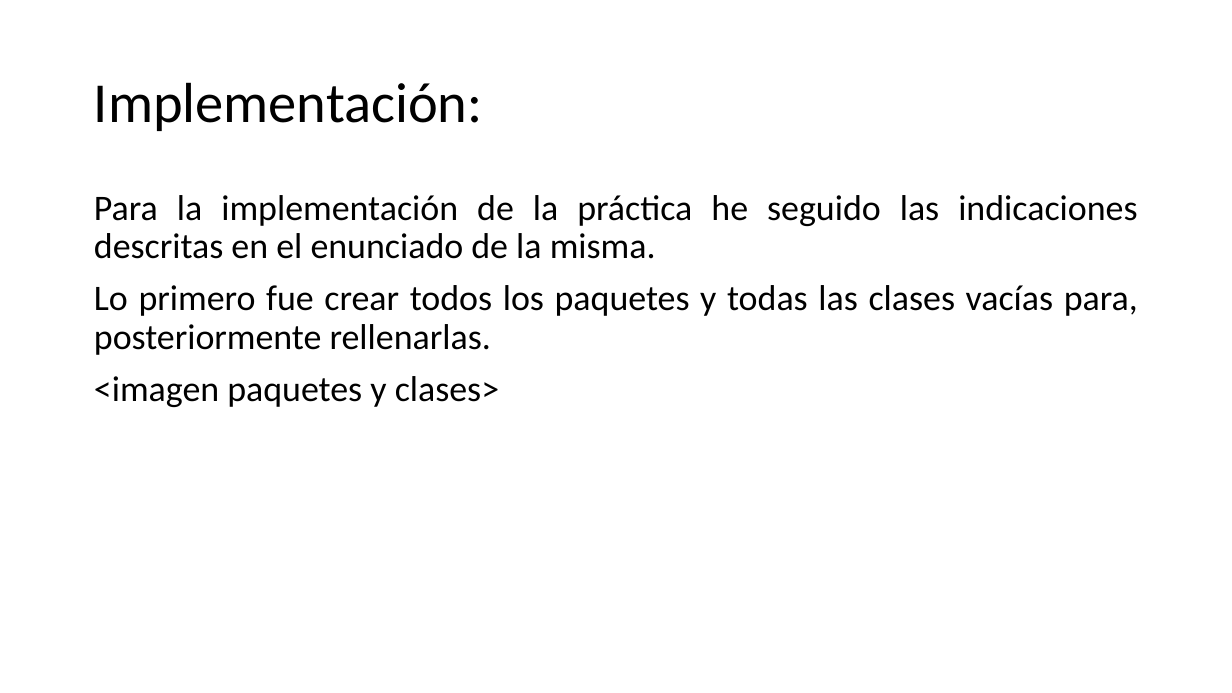
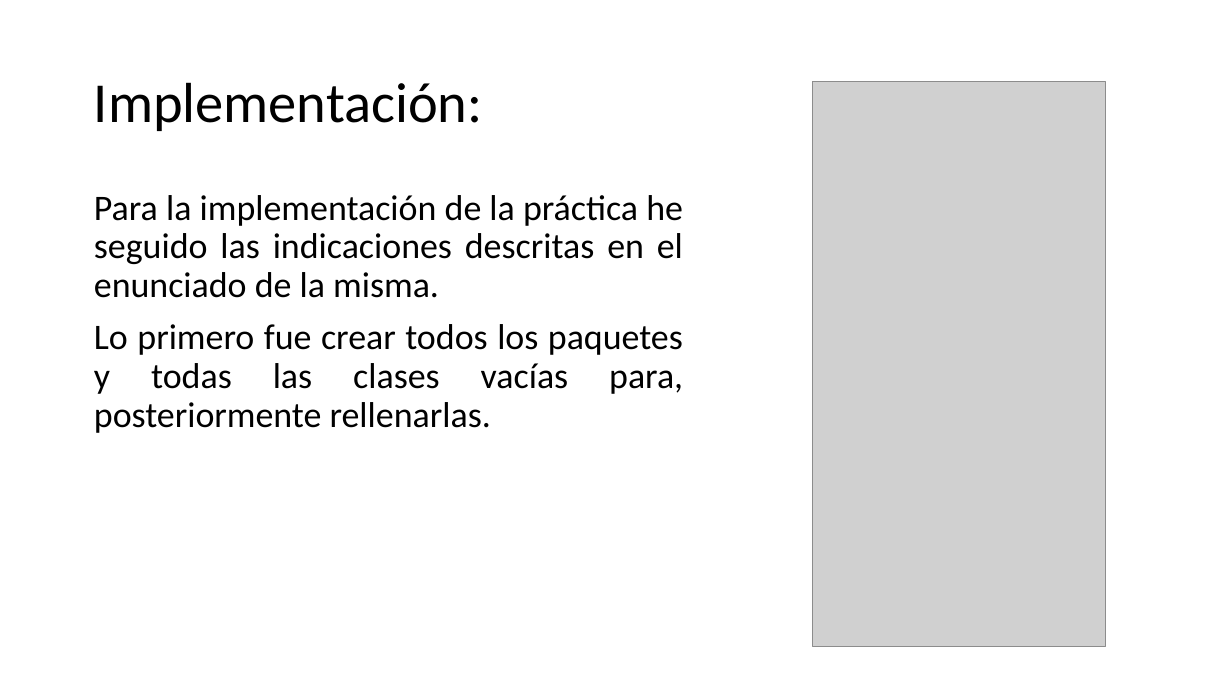
Before and after one commit to IhoFenixMFS/pracPOOjun18, a slide deck: slide 5 of poo.pptx. Drawn at 1232x693 pixels with LibreOffice and Linux fonts; fonts in the diff are those of the drawing; grey boxes stand for pictures. Boxes give left, top, right and bottom in pixels: in the first picture for what was removed or moved away, otherwise in the second. Text is boxed around its words. In the diff, an @@ line names an element or a change of style, - is before the commit and + after.

```diff
--- a/poo.pptx
+++ b/poo.pptx
@@ picture added at <box>812,81,1105,646</box> @@
@@ text at <box>94,376,499,407</box>: paragraph removed @@
-<imagen paquetes y clases>
```
Also in this commit, not shown: 2 other slides changed, 4 other files.
